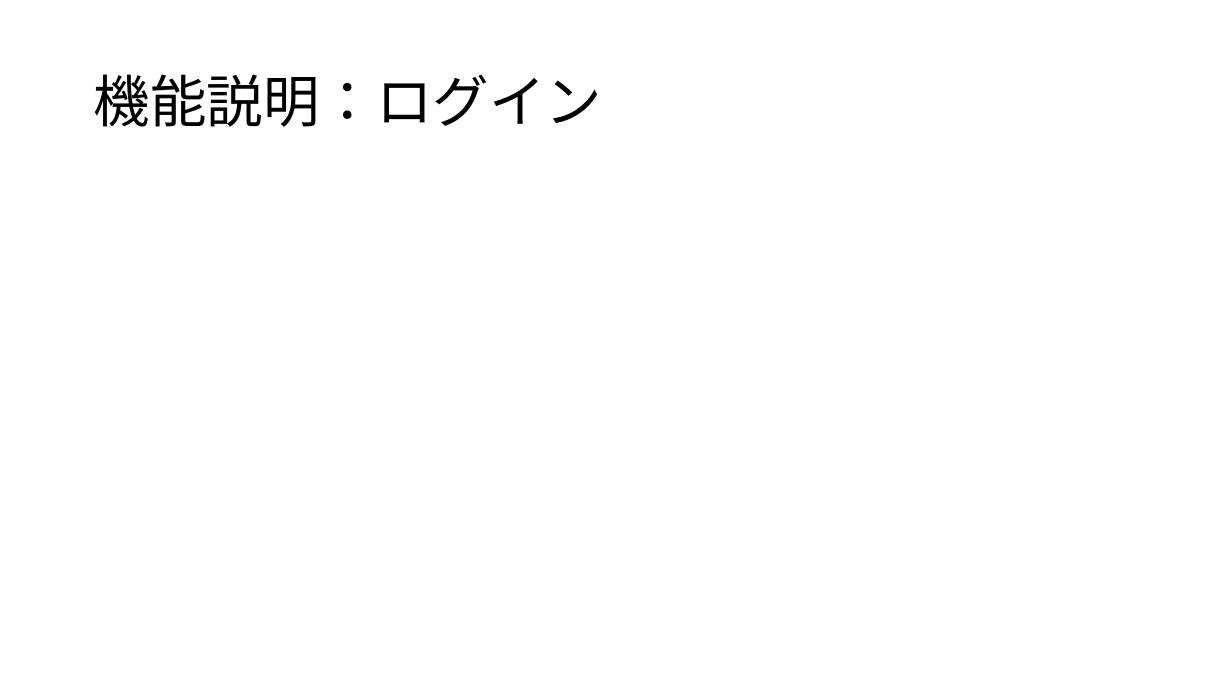
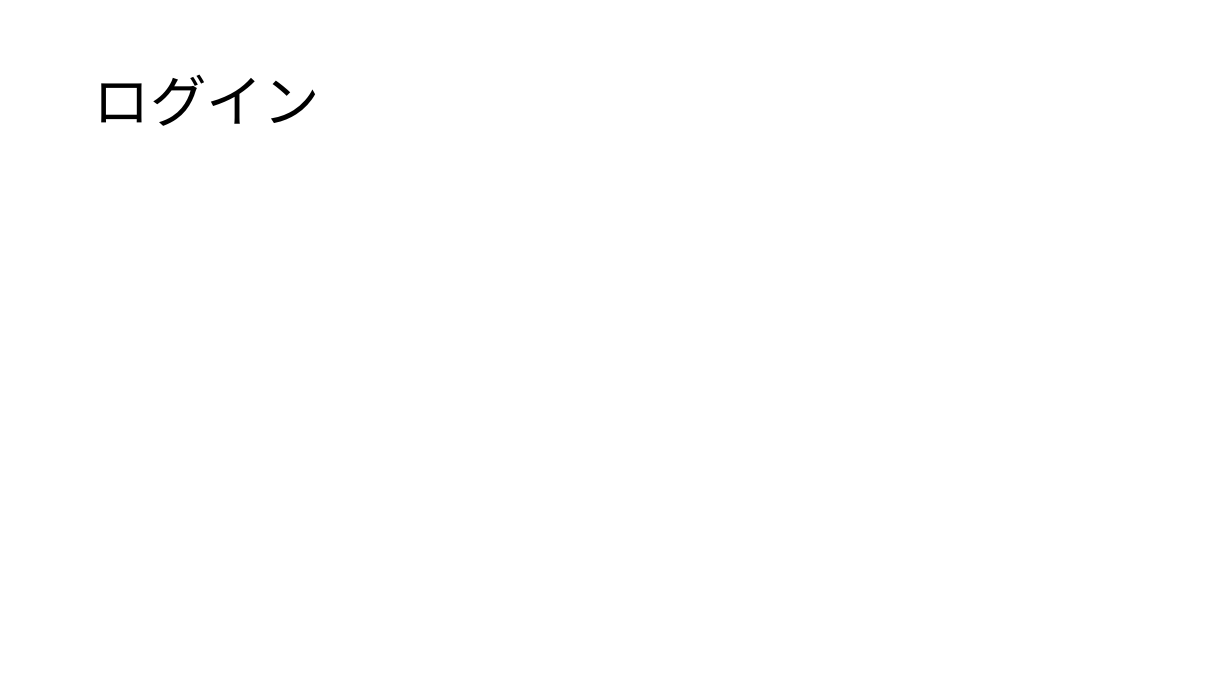
Before and after one commit to dojo2022/B-3, a slide deck: slide 5 of doc/B3炙りえんがわ_成果発表会資料.pptx (slide 3 before the commit). Drawn at 1232x693 pixels with LibreOffice and Linux fonts; fonts in the diff are those of the drawing. Boxes give left, top, right and bottom in pixels: in the first picture for what was removed or moved away, otherwise in the second. Text is boxed around its words. In the diff, an @@ line names an element or a change of style, - is before the commit and + after.

```diff
--- a/doc/B3炙りえんがわ_成果発表会資料.pptx
+++ b/doc/B3炙りえんがわ_成果発表会資料.pptx
@@ title at <box>94,74,320,126</box>: text changed @@
-機能説明：ログイン
+ログイン
```
Also in this commit, not shown: 2 other slides changed, 4 slides added, 1 slide removed.
